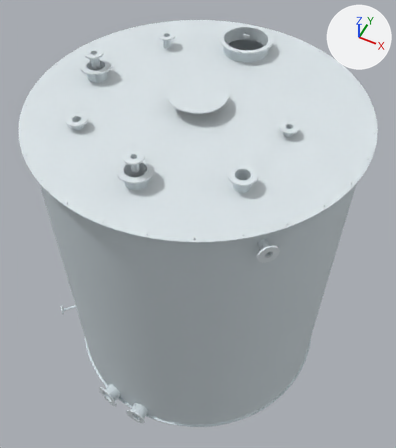
Renders of the glTF model 水解设备模型库/版本/2.0/C41B01/设备/C41B01.glb from each side of a commit.
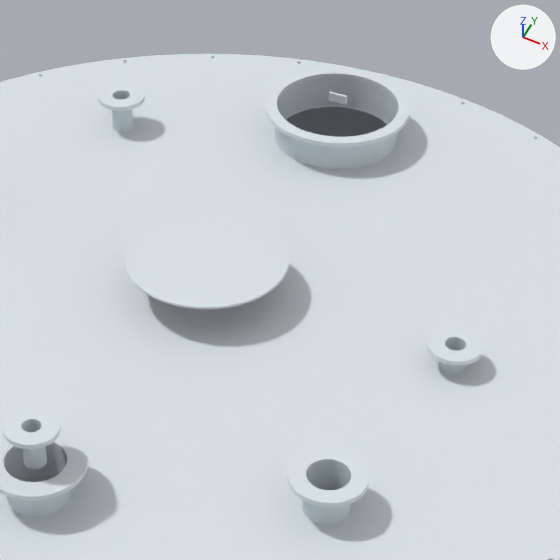
Each version is shown whole from a 50 mm camera at (2.12, -4.24, 7.49) aimed at (0.0, 0.0, 2.18), then close up on the part from 31% to 83% of the width and 0% to 46% of the height. The lights are fixed; the arrows at upper right show +X, +Y and +Z. The last two pictures show the newer version. Vertices at exactly the same position are counted once.

The first close-up shows '接口_a法兰', '接口_b1/k1内接管法兰', '接口_b1/k1外套接管', '接口_b1/k1外套法兰', '接口_e法兰', '接口_h接管', '接口_h法兰', '接口_m接管', '接口_m法兰', '本体_钢壳', '盖面_h盖', '盖面_开孔盖板' and 4 more.
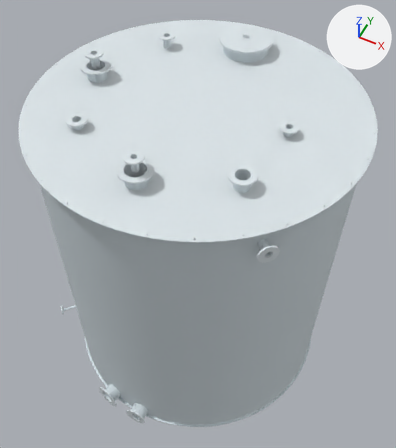
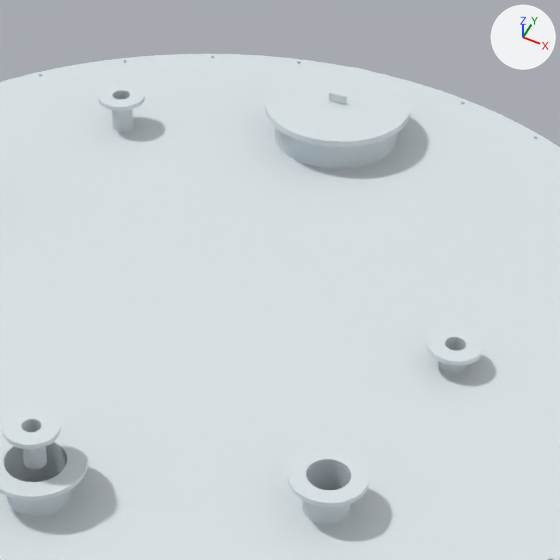
Patch to the scene script:
```diff
--- a/水解设备模型库/版本/2.0/C41B01/设备/C41B01.glb.py
+++ b/水解设备模型库/版本/2.0/C41B01/设备/C41B01.glb.py
@@ me_盖面_h盖 @@
 # used by ob_盖面_h盖; location = (0.0, 0.0, 0.0)
-me_盖面_h盖.from_pydata(...)  # 144 vertices, 284 faces; spans x -0.31..0.31, y -0.31..0.31, z 4.162..4.17
+me_盖面_h盖.from_pydata(...)  # 144 vertices, 284 faces; spans x -0.31..0.31, y 0.94..1.56, z 4.162..4.17
+# me_盖面_h盖 part 1: the whole mesh is moved by (0.0, 1.25, 0.0)
 me_盖面_h盖.materials.append(mat_material_1)
```

Pixel boxes [x1, y1, x2, y2] of what changed, in the close-ups (560 x 560 px):
'盖面_h盖', moved
    before: [124, 210, 289, 309]
    after: [265, 66, 411, 143]
'接口_h法兰', unchanged, covered by the edit
    before: [265, 68, 411, 147]
    after: [265, 108, 410, 147]
'本体_钢壳', unchanged, covered by the edit
    before: [21, 107, 387, 482]
    after: [21, 475, 54, 482]
